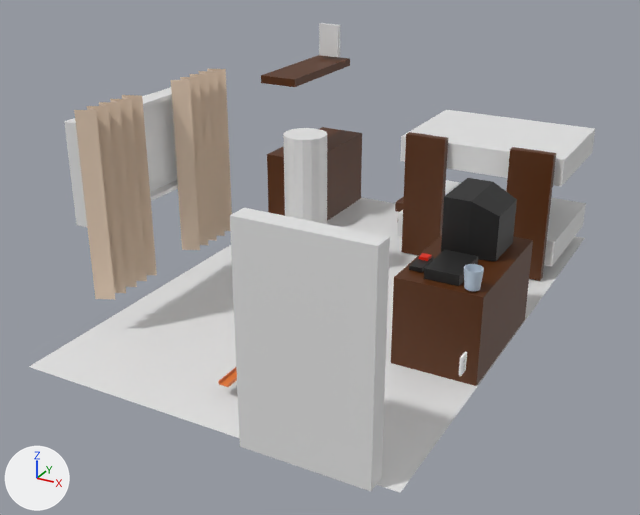
One commit to the Blender file Models/bedroom.blend: the scene before it, then after it.
One viewpoint serves both versions: a camera (50 mm lens) standing at (4.18, -8.27, 4.5) and looking at (-0.13, -0.43, 0.59). Lighting does not change. The marker at lower left points along +X, +Y and +Z.

Objects in the first picture: 'bed', 'bed.001', 'curtain', 'curtain.001', 'desk', 'door', 'dresser', 'floor', 'shelf', 'shelf.003', 'shelf.004', 'step-stool', 'tv', 'window'.
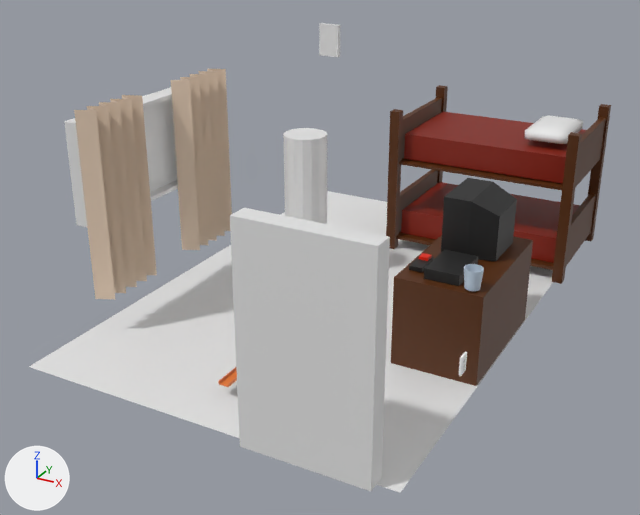
What changed in the scene script:
```text
Add mat_bed:
    mat_bed = principled_material('Bed')
    mat_bed.base_color = (0.232, 0.00984, 0.0)  # red #841900
Change me_cube_005:
    where me_cube_005.from_pydata(...)  # 8 vertices, 6 faces; spans x -1.0..1.0, y -0.75..0.75, z -0.32..0.0
    used by ob_bed; location = (0.96, 2.21, 0.5)
    remove me_cube_005.materials.append(mat_default)  # white #e7e7e7
    me_cube_005 part 1: the whole mesh is scaled about its middle by (1, 0.844, 1)
    add me_cube_005.materials.append(mat_bed)  # red #841900
Change me_cube_012:
    where me_cube_012.from_pydata(...)  # 8 vertices, 6 faces; spans x -1.0..1.0, y -0.75..0.75, z -0.32..0.0
    used by ob_bed_001; location = (0.96, 2.21, 1.5)
    remove me_cube_012.materials.append(mat_default)  # white #e7e7e7
    me_cube_012 part 2: the whole mesh is scaled about its middle by (1, 0.844, 1)
    add me_cube_012.materials.append(mat_bed)  # red #841900
Add me_cube_008:
    me_cube_008.from_pydata(...)  # 52 vertices, 35 faces; spans x -0.253..0.253, y 0.0..0.431, z -0.096..0.096
    me_cube_008.polygons.foreach_set('use_smooth', [True] * 35)
Add me_cube_002:
    me_cube_002.from_pydata(...)  # 40 vertices, 26 faces; spans x -1.14..0.0, y 0.0..0.8, z -0.83..0.96
    me_cube_002.materials.append(mat_wood)  # brown #562a00
Remove ob_shelf_003:
    ob_shelf_003 = bpy.data.objects.new('shelf.003', me_cube_013)
    ob_shelf_003.location = (0.32, 1.41, 0.79)
    ob_shelf_003.rotation_euler = (-1.571, 0.0, 0.0)  # degrees (-90, 0, 0)
Remove ob_shelf_004:
    ob_shelf_004 = bpy.data.objects.new('shelf.004', me_cube_014)
    ob_shelf_004.location = (1.61, 1.41, 0.79)
    ob_shelf_004.rotation_euler = (-1.571, 0.0, 0.0)  # degrees (-90, 0, 0)
Change ob_desk:
    add ob_desk.hide_set(True)  # its collection is switched off
Change ob_shelf:
    add ob_shelf.hide_set(True)  # its collection is switched off
Change ob_step_stool:
    ob_step_stool.location: (-0.25, 2.62, -0.01) -> (-0.43, 2.62, -0.01)
    add ob_step_stool.hide_set(True)  # its collection is switched off
Add ob_pillow:
    ob_pillow = bpy.data.objects.new('pillow', me_cube_008)
    ob_pillow.location = (1.63, 2.21, 1.62)
    _m = ob_pillow.modifiers.new('Mirror', 'MIRROR')
    _m.use_axis = (False, True, False)
Add ob_frame:
    ob_frame = bpy.data.objects.new('frame', me_cube_002)
    ob_frame.location = (0.96, 2.22, 0.84)
    _m = ob_frame.modifiers.new('Mirror', 'MIRROR')
    _m.use_axis = (True, True, False)
    _m.use_clip = True
```

Location of each change, (x1, y1, x2, y2) in pixels of the pictures (640 x 515 px):
'bed.001', recoloured, mesh rescaled (white to brown, 7% narrower): before (400, 110, 595, 186); after (404, 111, 586, 183)
'frame', added (brown): after (386, 85, 611, 284)
'bed', recoloured, mesh rescaled (white to brown, 7% shorter): before (397, 180, 586, 267); after (401, 182, 580, 263)
'shelf.003', deleted (brown): before (401, 132, 448, 255)
'shelf.004', deleted (brown): before (506, 147, 556, 281)
'desk', hidden (brown): before (267, 127, 362, 221)
'shelf', hidden (brown): before (261, 55, 350, 87)
'pillow', added: after (524, 115, 583, 144)
'step-stool', hidden: before (395, 196, 404, 222)
